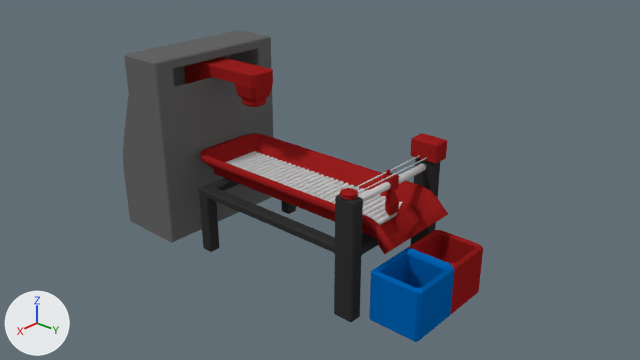
Two versions of the Blender file Environments/Assets/AssemblyLine/Models/Assembly Line.blend, one commit apart.
Before and after are seen from the file's camera 'Camera'. The axes (+X, +Y, +Z) are drawn at lower left. The lights are the same throughout. The older version comes first.

The first picture shows 'Box left', 'Box right', 'Dropper', 'DropperArm', 'Motor', 'Pusher', 'Roller', 'Structure', 'Table' and 2 more.
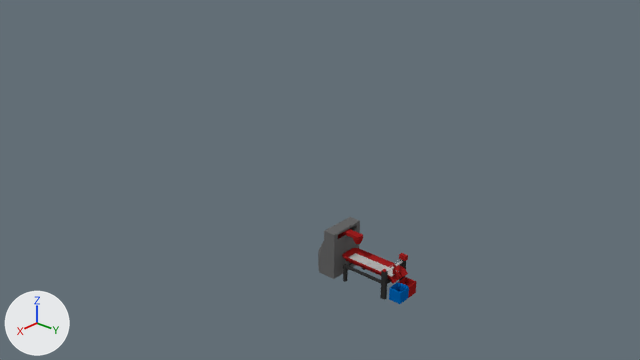
What differs and where, as boxes (x1, y1, x2, y2) in the pictures (640 x 360 px):
'Dropper', rescaled (72% narrower, 70% shorter): before (123, 30, 273, 242); after (318, 217, 360, 279)
'Table', rescaled (73% narrower, 69% shorter): before (200, 134, 448, 254); after (342, 248, 408, 284)
'Structure', rescaled: before (199, 158, 440, 322); after (343, 259, 406, 300)
'Box left', rescaled (76% narrower, 76% shorter): before (369, 248, 454, 342); after (389, 282, 409, 304)
'Roller', rescaled (71% narrower, 67% shorter): before (225, 151, 402, 225); after (348, 253, 399, 277)
'Box right', rescaled (75% narrower, 74% shorter): before (408, 230, 483, 315); after (399, 277, 417, 298)
'DropperArm', rescaled: before (184, 57, 273, 107); after (338, 229, 363, 244)
'Motor', rescaled: before (411, 133, 447, 163); after (399, 253, 408, 261)
'Pusher', rescaled: before (383, 169, 399, 217); after (392, 263, 396, 274)
'Wire', rescaled (not visible afterwards): before (352, 155, 427, 193)
'PusherRoller', rescaled (not visible afterwards): before (340, 188, 358, 200)

What changed in the scene script:
```text
Change me_cube_001:
    used by ob_dropper; location = (0.0, -10.0, 0.0)
    remove me_cube_001.from_pydata(...)  # 34 vertices, 29 faces; spans x -3.0..3.0, y -3.0..1.0, z 0.0..7.5
    add me_cube_001.from_pydata(...)  # 34 vertices, 29 faces; spans x -0.75..0.75, y -0.75..0.25, z 0.0..1.88
    me_cube_001 part 1: the whole mesh is scaled about the mesh origin by 0.25
Change me_cube:
    used by ob_dropperarm; parent = ob_dropper; location = (0.0, -7.0, 7.0); scale = (6.0, 6.0, 1.0)
    remove me_cube.from_pydata(...)  # 44 vertices, 41 faces; spans x -0.1..0.1, y -0.6..0.1, z -4.0..0.0
    add me_cube.from_pydata(...)  # 44 vertices, 41 faces; spans x -0.1..0.1, y -0.6..0.1, z -3.0..1.0
    me_cube part 2: the whole mesh is moved by (0.0, 0.0, 1.0)
Change ob_dropper:
    ob_dropper.location: (0.0, -10.0, 0.0) -> (0.0, -2.5, 0.0)
Change ob_dropperarm:
    ob_dropperarm.matrix_parent_inverse: Matrix(((1.0, 0.0, 0.0, 0.0), (0.0, 1.0, 0.0, 10.0), (0.0, 0.0, 1.0, 0.0), (0.0, 0.0, 0.0, 1.0))) -> Matrix(((1.0, 0.0, 0.0, 0.0), (0.0, 1.0, 0.0, 2.5), (0.0, 0.0, 1.0, 0.0), (0.0, 0.0, 0.0, 1.0)))
    ob_dropperarm.location: (0.0, -7.0, 7.0) -> (0.0, -1.75, 1.5)
    ob_dropperarm.scale: (6.0, 6.0, 1.0) -> (1.5, 1.5, 0.25)
Change ob_structure:
    ob_structure.scale: (1.0, 1.0, 1.0) -> (0.25, 0.25, 0.25)
```
